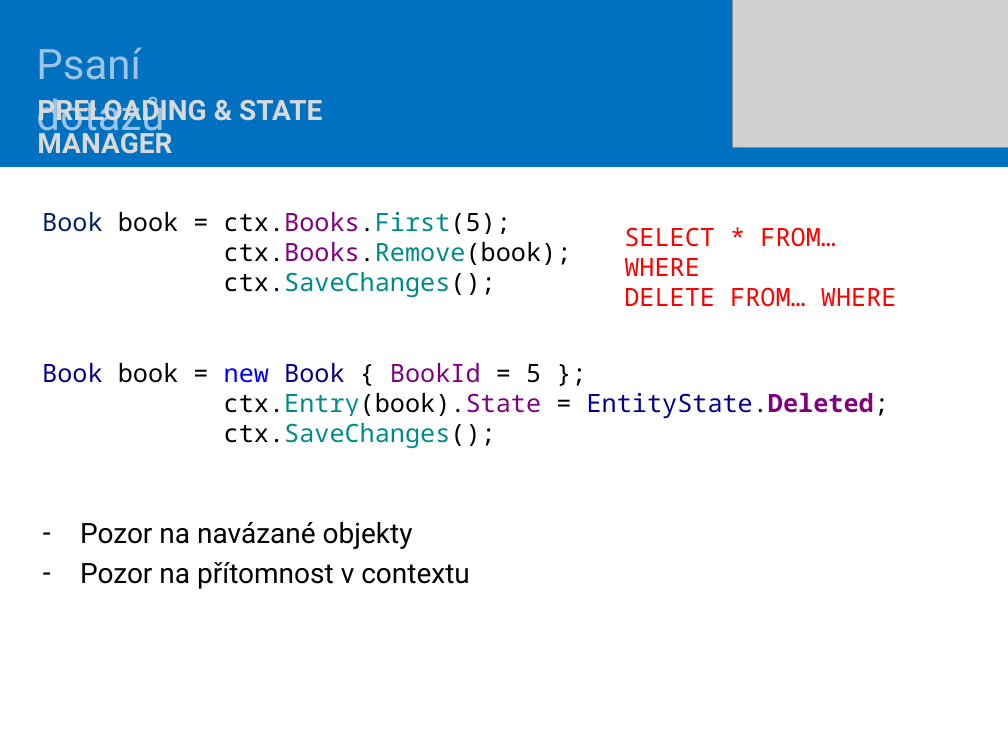
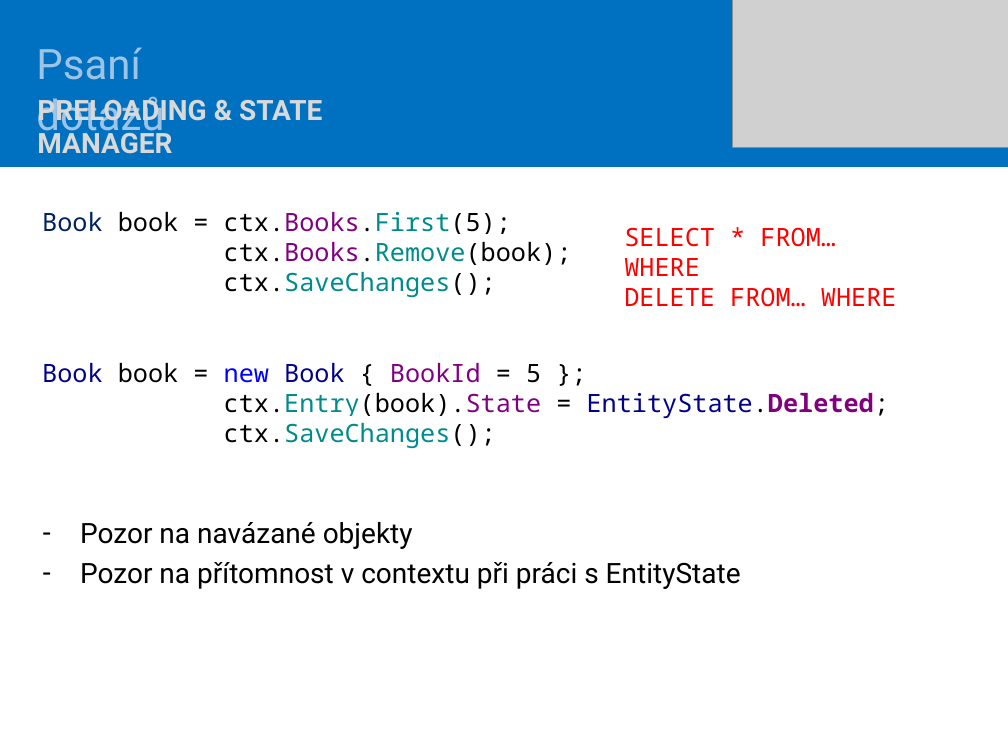
Before and after one commit to mholec/skolenicodefirst, a slide deck: slide 6 of Doc/Prezentace-optimalizace.pptx. Drawn at 1008x756 pixels with LibreOffice and Linux fonts; fonts in the diff are those of the drawing; grey boxes stand for pictures. Boxes give left, top, right and bottom in pixels: in the first picture for what was removed or moved away, otherwise in the second. Text is boxed around its words. In the diff, an @@ line names an element or a change of style, - is before the commit and + after.

```diff
--- a/Doc/Prezentace-optimalizace.pptx
+++ b/Doc/Prezentace-optimalizace.pptx
@@ text at [80, 562, 741, 589]: text changed @@
-– Pozor na přítomnost v contextu
+– Pozor na přítomnost v contextu při práci s EntityState
```
Also in this commit, not shown: 9 other files.
